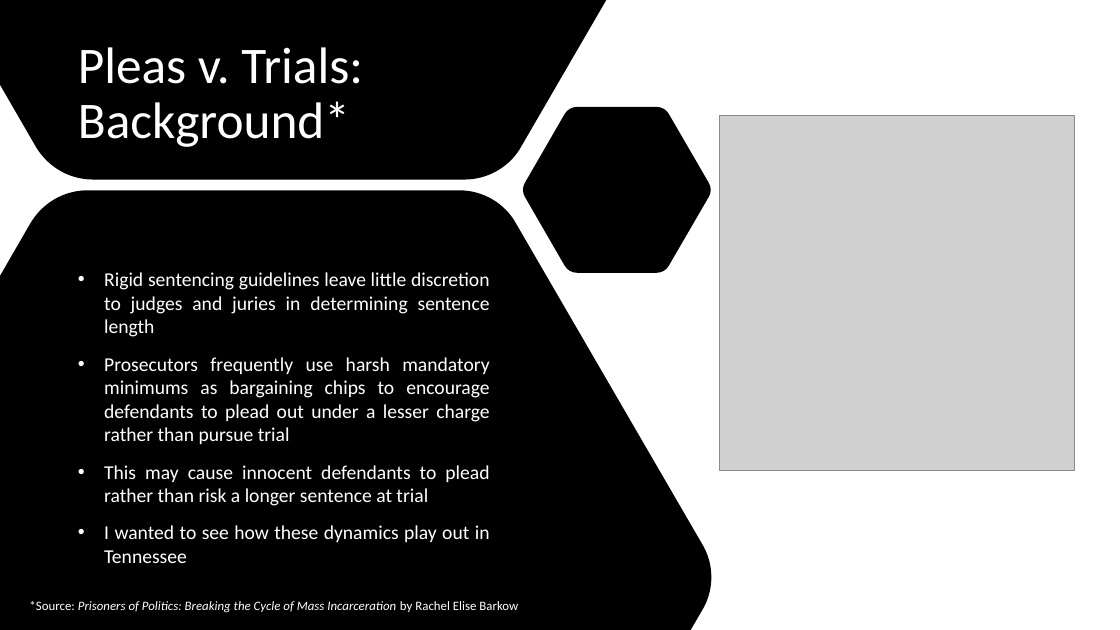
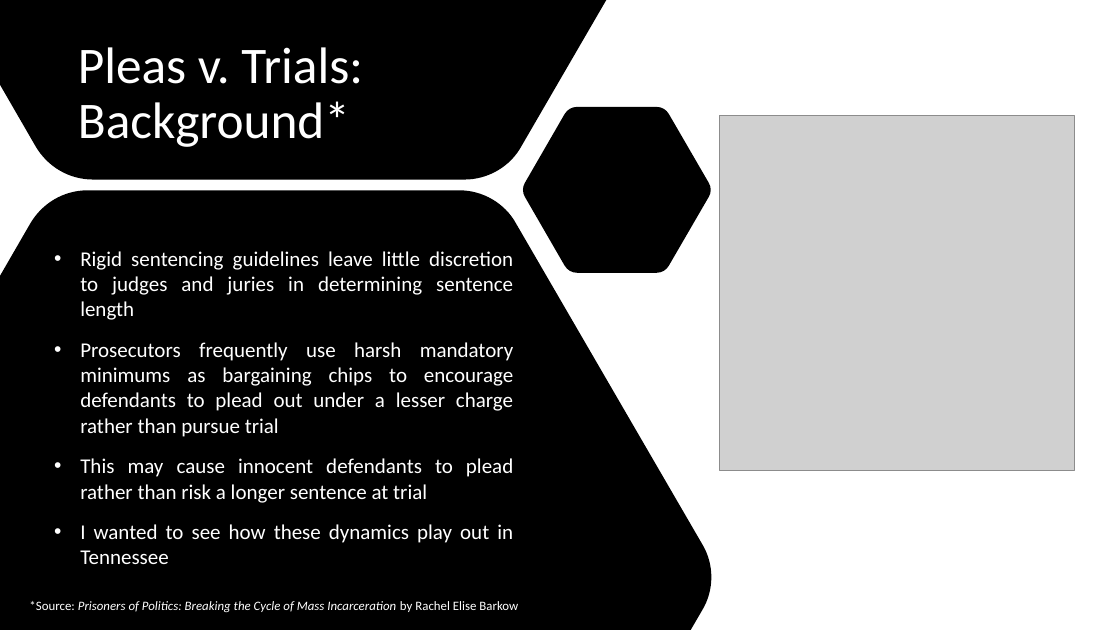
Before and after one commit to jenwhitson/sentencing_project, a slide deck: slide 17 of Presentation.pptx. Drawn at 1120x630 pixels with LibreOffice and Linux fonts; fonts in the diff are those of the drawing; grey boxes stand for pictures. Boxes give left, top, right and bottom in pixels: in the first picture for what was removed or moved away, otherwise in the second. Text is boxed around its words. In the diff, an @@ line names an element or a change of style, - is before the commit and + after.

```diff
--- a/Presentation.pptx
+++ b/Presentation.pptx
@@ text "Rigid sentencing guidelines leave little ...": place and size @@
-text "Rigid sentencing guidelines leave little ..." at <box>104,272,490,563</box>
+text "Rigid sentencing guidelines leave little ..." at <box>80,251,513,543</box>
@@ text "Rigid sentencing guidelines leave little ..." at <box>80,251,513,543</box>: size 16.8 to 18 pt @@
```
Also in this commit, not shown: 6 other slides changed, 1 other file.
